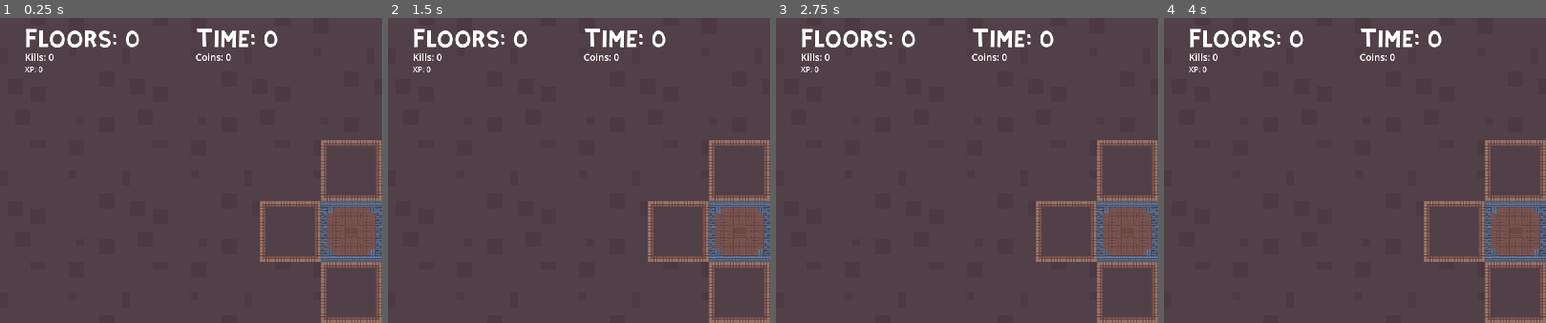
Above: before the commit, frames 1-4 (left to right).
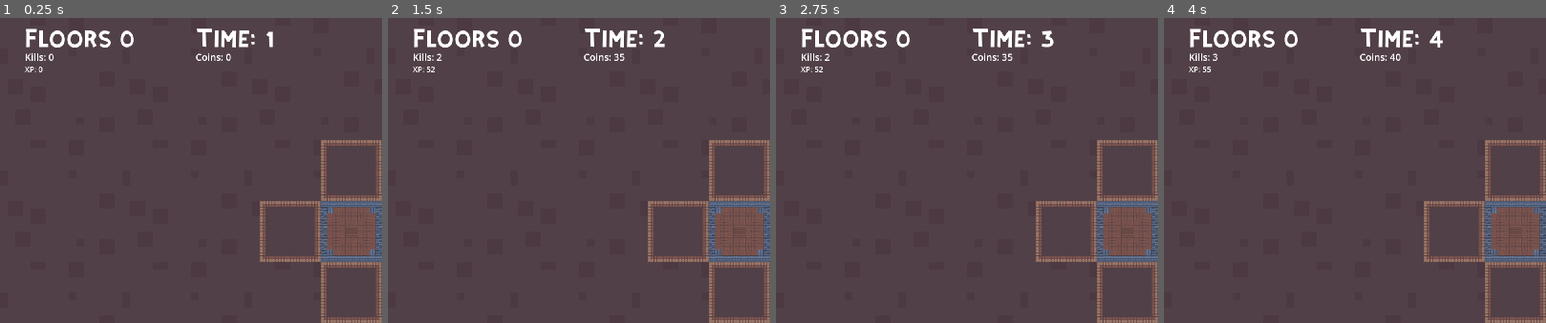
Above: after the commit, the same moments.

Repository: jaxonavena/Calamity
Game: Godot game, scene res://scenes/dungeon_generator.tscn
Two runs of this game, one before a commit and one after it. Both use one fixed random seed, a clock stepped at 60 frames per second and the inputs below.
Inputs (mouse positions are % of the whole screen's width and height, from its top left):
- Up to frame 1 (0.25 s): no input
- Up to frame 2 (1.5 s): tap Enter at 0.5 s; move the mouse to (72, 45) at 0.52 s; hold Right (ui_right) 0.53-1.28 s; tap Space (attack) at 0.6, 1.25 s; move the mouse to (30, 55) at 1.27 s; hold Down (ui_down) from 1.28 s (still down); click (30, 55) at 1.35 s
- Up to frame 3 (2.75 s): move the mouse to (60, 28) at 2.02 s; release Down (ui_down) at 2.03 s; hold Right (ui_right) from 2.03 s (still down); hold E from 2.03 s (still down)
- Up to frame 4 (4 s): tap Enter at 2.75 s; move the mouse to (45, 70) at 2.77 s; release Right (ui_right) at 2.78 s; release E at 2.78 s; hold Up (ui_up) 2.78-3.53 s; tap Space (attack) at 2.85 s; move the mouse to (80, 65) at 3.52 s; press the mouse at (80, 65) at 3.53 s; hold Left (ui_left) from 3.53 s (still down)
The pictures show only the part of the screen within x 0-50%, y 0-50%; the shares and areas given below are measured in that part.

The runs differ from the first frame. In frame 1, 0.3% of the frame differs, in the area x 29-73%, y 4-10%; in frame 2, 0.4%; in frame 3, 0.4%; in frame 4, 0.4%, in the area x 10-73%, y 4-18%.

Commit message:
Got it working

Diff:
--- a/calamity-godotproject/scenes/dungeon_generator.tscn
+++ b/calamity-godotproject/scenes/dungeon_generator.tscn
@@ -33,13 +33,31 @@
 const ROOM_REMOVAL_PERCENTAGE = 15
 var placed_rooms = []
 var delay = false # Delay the generation of the dungeon to watch it happen live, currently breaks everything if true
-
 const DELAY = 1.0
+
+# StatDisplay
+var stat_display: Control
+var floors_label
+var time_survived_label
+var kills_label
+var coins_label
+var xp_label
 
 func _ready():
 	generate_dungeon()
 	place_player(global_script.player_instance)
 	place_enemies(10)
+
+	find_stat_labels()
+	update_stats()
+
+func find_stat_labels():
+	stat_display = get_node(\"CanvasLayer/StatDisplay\")
+	floors_label = stat_display.get_node(\"FloorsCleared\")
+	time_survived_label = stat_display.get_node(\"TimeSurvived\")
+	kills_label = stat_display.get_node(\"Kills\")
+	coins_label = stat_display.get_node(\"Coins\")
+	xp_label = stat_display.get_node(\"XP\")
 
 func calculate_door_distance_offsets(current_room: Node2D):
 	var room_pos = current_room.global_position
@@ -53,10 +71,14 @@
 	if Input.is_action_pressed(\"restart_scene\"):
 		restart_scene()
 
+	global_script.time_survived += delta
+	update_stats()  # Update stats continuously
+
 func restart_scene():
 	# Reload the current scene
 	var current_scene = get_tree().current_scene
 	global_script.player_instance = null
+	global_script.reset_player_stats()
 	get_tree().reload_current_scene()
 
 func get_spawn_location() -> Vector2:
@@ -70,8 +92,6 @@
 	add_child(stairs)
 
 func random_tile_coord() -> Vector2:
-	print(\"AGAIN\")
-	print(used_positions)
 	var room_coord = used_positions.keys()[randi_range(0, used_positions.size() - 1)]
 
 	# Generate a random increment of 16 between 0 and 144 for x and y
@@ -261,6 +281,14 @@
 				# SEE THE DUNGEON ADD BORDERS
 				if delay:
 					await wait_for(DELAY)
+
+func update_stats():
+	floors_label.text = \"Floors \" + str(global_script.floors_cleared)
+	time_survived_label.text = \"Time: \" + str(ceil(global_script.time_survived))
+	kills_label.text = \"Kills: \" + str(global_script.kills)
+	coins_label.text = \"Coins: \" + str(global_script.player_coins)
+	xp_label.text = \"XP: \" + str(global_script.player_xp)
+
 "
 
 [node name="DungeonGenerator" type="Node2D"]
--- a/calamity-godotproject/scripts/player.gd
+++ b/calamity-godotproject/scripts/player.gd
@@ -96,7 +96,7 @@
 func restart_scene():
 	# Reload the current scene
 	var current_scene = get_tree().current_scene
-	global_script.player_instance = null
+	global_script.player_instance = null # does this do anything?
 	global_script.reset_player_stats()
 	get_tree().reload_current_scene()
 
